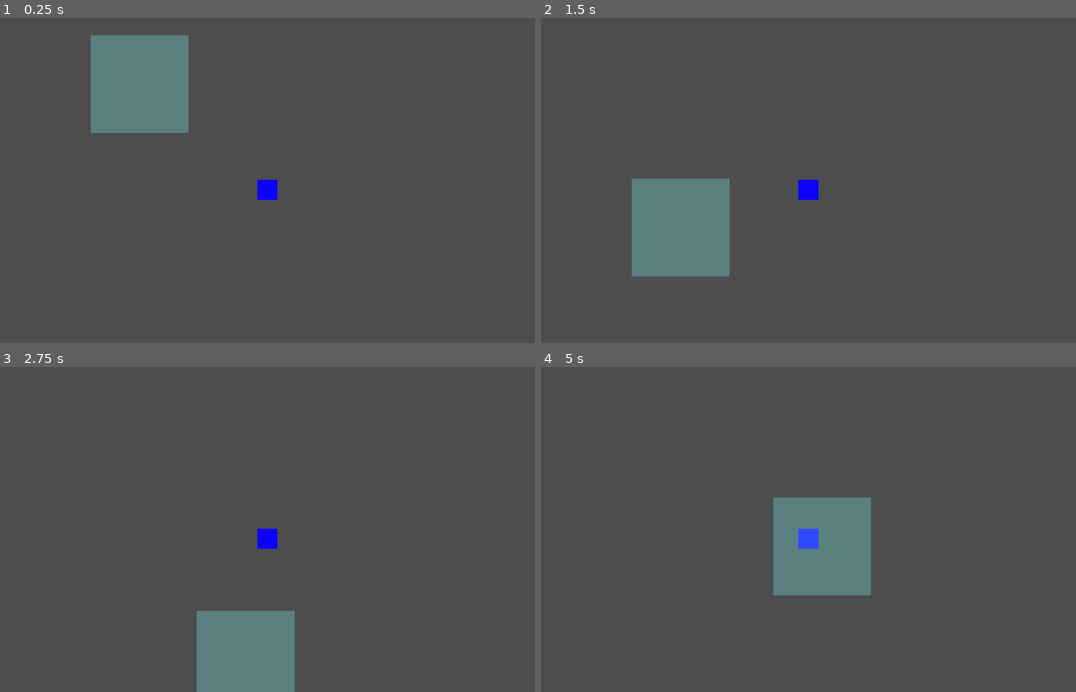
Above: before the commit, frames 1-4 (two rows, left to right).
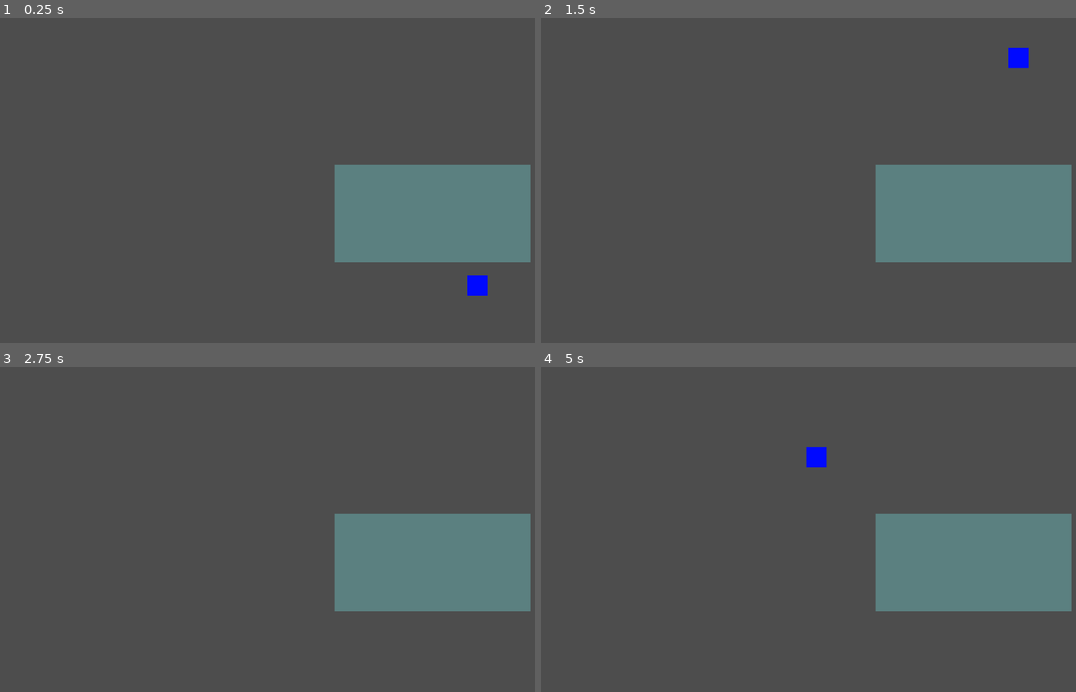
Above: after the commit, the same moments.

Repository: NickDAlimonte/FirstGodotGame
Game: Godot game, scene res://Main.tscn
Two runs of this game, one before a commit and one after it. Both use one fixed random seed, a clock stepped at 60 frames per second and the inputs below. Before the commit the project starts from res://node_2d.tscn.
Inputs:
- Up to frame 1 (0.25 s): no input
- Up to frame 2 (1.5 s): tap Enter at 0.5 s; hold Up (ui_up) from 0.53 s (still down)
- Up to frame 3 (2.75 s): release Up (ui_up) at 2.03 s; hold Left (ui_left) from 2.03 s (still down)
- Up to frame 4 (5 s): release Left (ui_left) at 3.53 s; hold Down (ui_down) 3.53-4.28 s; hold Right (ui_right) from 4.28 s (still down)

The runs differ from the first frame. In frame 1, 17% of the frame differs, in the area x 17-100%, y 5-86%; in frame 2, 17%, in the area x 17-100%, y 9-80%; in frame 3, 16%; in frame 4, 17%.

Commit message:
Moved statuseffects into its own script file, and system. Logic is still disconnected. speed modification values from debuffs can be passed to the entity, and used. The entity only updates when a new effect is added, for quick prototyping. effects are stored as dictionary keys under active_effects, and read in a get_effects() method.

Diff:
--- a/game-project/blizzard.gd
+++ b/game-project/AreaPersistEffect.gd
@@ -15,7 +15,8 @@
 func _on_body_entered(body):
 	var slow_effect = {
 	"source": self,
-	"type": "slow",
+	"type": "debuff",
+	"effect": "slow",
 	"duration": 8,
 	"speed": speed_mod
 }
--- a/game-project/blizzard.tscn
+++ b/game-project/AreaPersistEffect.tscn
@@ -1,6 +1,6 @@
 [gd_scene load_steps=3 format=3 uid="uid://namef5ska3a6"]
 
-[ext_resource type="Script" uid="uid://b1aghf6cmsn1c" path="res://blizzard.gd" id="1_ccpmy"]
+[ext_resource type="Script" uid="uid://b1aghf6cmsn1c" path="res://AreaPersistEffect.gd" id="1_ccpmy"]
 
 [sub_resource type="CircleShape2D" id="CircleShape2D_4ieqd"]
 radius = 96.0
--- /dev/null
+++ b/game-project/EntController.gd
@@ -0,0 +1,40 @@
+extends CharacterBody2D
+class_name Entity
+
+
+const base_speed = 300
+@export var speed = base_speed
+@export var health = 100
+var active_effects = []
+
+func die():
+	print("Player died")
+	get_tree().quit()
+
+@onready var status_effects = $StatusEffectManager
+
+func take_damage(amount, source):
+	health -= amount
+	if health <= 0:
+		die()
+
+func add_status_effect(effect):
+	status_effects.add_status_effect(effect)
+	update_speed()
+
+func remove_status_effect(effect):
+	active_effects.erase(effect)
+	print('effect removed')
+	update_speed()
+
+func update_speed():
+	var speed_mods = status_effects.get_effects()
+	var speed_mod = 0
+
+	for mods in speed_mods:
+		speed_mod += mods
+		print(speed_mod)
+
+	speed = base_speed + speed_mod
+	if speed < 0:
+		speed = 0
--- /dev/null
+++ b/game-project/Entity.tscn
@@ -0,0 +1,17 @@
+[gd_scene load_steps=3 format=3 uid="uid://cr86d8r84b7he"]
+
+[ext_resource type="Script" uid="uid://cho2rv1ifdt35" path="res://EntController.gd" id="1_xhfnw"]
+
+[sub_resource type="RectangleShape2D" id="RectangleShape2D_xhfnw"]
+size = Vector2(42, 41)
+
+[node name="Node2D" type="Node2D"]
+
+[node name="EntRoot" type="CharacterBody2D" parent="."]
+script = ExtResource("1_xhfnw")
+
+[node name="CollisionShape2D" type="CollisionShape2D" parent="EntRoot"]
+position = Vector2(20, 19.5)
+shape = SubResource("RectangleShape2D_xhfnw")
+
+[node name="Camera2D" type="Camera2D" parent="EntRoot"]
--- /dev/null
+++ b/game-project/Main.tscn
@@ -0,0 +1,15 @@
+[gd_scene load_steps=3 format=3 uid="uid://dtp5omw5l1btd"]
+
+[ext_resource type="PackedScene" uid="uid://namef5ska3a6" path="res://AreaPersistEffect.tscn" id="1_uu6xs"]
+[ext_resource type="PackedScene" uid="uid://kh8bge11bg7h" path="res://Player.tscn" id="2_r0du0"]
+
+[node name="World" type="Node2D"]
+position = Vector2(992, 514)
+
+[node name="Node2D2" parent="." instance=ExtResource("1_uu6xs")]
+position = Vector2(-165, -124)
+
+[node name="Node2D" parent="." instance=ExtResource("2_r0du0")]
+
+[node name="Node2D3" parent="." instance=ExtResource("1_uu6xs")]
+position = Vector2(29, -124)
--- /dev/null
+++ b/game-project/Player.gd
@@ -0,0 +1,6 @@
+extends Entity
+
+func _physics_process(delta: float) -> void:
+	var direction = Input.get_vector("ui_left", "ui_right", "ui_up", "ui_down")
+	velocity = direction * speed
+	move_and_slide()
--- a/game-project/Player.tscn
+++ b/game-project/Player.tscn
@@ -1,22 +1,24 @@
-[gd_scene load_steps=3 format=3 uid="uid://kh8bge11bg7h"]
+[gd_scene load_steps=4 format=3 uid="uid://kh8bge11bg7h"]
 
-[ext_resource type="Script" uid="uid://cho2rv1ifdt35" path="res://PlayerController.gd" id="1_xhfnw"]
+[ext_resource type="Script" uid="uid://bslgqfotldyv0" path="res://Player.gd" id="1_xhfnw"]
+[ext_resource type="Script" uid="uid://bi4f87761rmqt" path="res://StatusEffectManager.gd" id="2_kpjcp"]
 
 [sub_resource type="RectangleShape2D" id="RectangleShape2D_xhfnw"]
-size = Vector2(42, 41)
+size = Vector2(40, 40)
 
 [node name="Node2D" type="Node2D"]
 
-[node name="PlayerRoot" type="CharacterBody2D" parent="."]
+[node name="CharacterBody2D" type="CharacterBody2D" parent="."]
 script = ExtResource("1_xhfnw")
 
-[node name="ColorRect" type="ColorRect" parent="PlayerRoot"]
+[node name="CollisionShape2D" type="CollisionShape2D" parent="CharacterBody2D"]
+position = Vector2(20, 20)
+shape = SubResource("RectangleShape2D_xhfnw")
+
+[node name="ColorRect" type="ColorRect" parent="CharacterBody2D"]
 offset_right = 40.0
 offset_bottom = 40.0
-color = Color(0.05490196, 0, 1, 1)
+color = Color(0, 0.03529412, 1, 1)
 
-[node name="CollisionShape2D" type="CollisionShape2D" parent="PlayerRoot"]
-position = Vector2(20, 19.5)
-shape = SubResource("RectangleShape2D_xhfnw")
-
-[node name="Camera2D" type="Camera2D" parent="PlayerRoot"]
+[node name="StatusEffectManager" type="Node2D" parent="CharacterBody2D"]
+script = ExtResource("2_kpjcp")
--- a/game-project/PlayerController.gd
+++ /dev/null
@@ -1,46 +0,0 @@
-extends CharacterBody2D
-
-const base_speed = 300
-@export var player_speed = base_speed
-@export var player_health = 100
-var active_effects = []
-
-func _physics_process(delta: float) -> void:
-	var direction = Input.get_vector("ui_left", "ui_right", "ui_up", "ui_down")
-	velocity = direction * player_speed
-	move_and_slide()
-
-
-func take_damage(amount, source):
-	player_health -= amount
-	print("You took ", amount, " damage from ", source)
-	if player_health <= 0:
-		die()
-
-func die():
-	print("Player died")
-	get_tree().quit()
-
-func add_status_effect(effect):
-	if !active_effects.has(effect) && !effect.has("stackable"):
-		active_effects.append(effect)
-		if effect.has("duration"):
-			get_tree().create_timer(effect["duration"]).timeout.connect(remove_status_effect.bind(effect))
-		update_speed()
-
-func remove_status_effect(effect):
-	active_effects.erase(effect)
-	print('effect removed')
-	update_speed()
-
-func update_speed():
-	var speed_mod = 0
-	for effects in active_effects:
-		if effects["type"] == "slow":
-			speed_mod -= effects["speed"]
-		elif effects["type"] == "boost":
-			speed_mod+= effects["speed"]
-	print(speed_mod)
-	player_speed = base_speed + speed_mod
-	if player_speed < 0:
-		player_speed = 0
--- /dev/null
+++ b/game-project/StatusEffectManager.gd
@@ -0,0 +1,32 @@
+extends Node2D
+
+var active_effects = {}
+
+func add_status_effect(effect):
+	var key = "effect_" + str(effect["source"])
+
+	active_effects[key] = effect
+	print(active_effects)
+
+	if effect.has("duration"):
+		get_tree().create_timer(effect["duration"]).timeout.connect(
+			remove_status_effect.bind(key)
+		)
+
+
+func remove_status_effect(key):
+	active_effects.erase(key)
+
+
+func get_effects():
+	var speed_modifiers = []
+	var damage = 0
+	var healing = 0
+
+	for effects in active_effects.values():
+		print(effects)
+		if effects["type"] == "debuff":
+			if effects["effect"] == "slow":
+				speed_modifiers.append(2*effects["speed"])
+
+	return speed_modifiers
--- a/game-project/node_2d.tscn
+++ /dev/null
@@ -1,13 +0,0 @@
-[gd_scene load_steps=3 format=3 uid="uid://dtp5omw5l1btd"]
-
-[ext_resource type="PackedScene" uid="uid://kh8bge11bg7h" path="res://Player.tscn" id="1_wtcfe"]
-[ext_resource type="PackedScene" uid="uid://namef5ska3a6" path="res://blizzard.tscn" id="2_0e48y"]
-
-[node name="World" type="Node2D"]
-position = Vector2(992, 514)
-
-[node name="Node2D" parent="." instance=ExtResource("1_wtcfe")]
-position = Vector2(-417, -186.99675)
-
-[node name="Node2D2" parent="." instance=ExtResource("2_0e48y")]
-position = Vector2(-649, -377.99677)
--- a/game-project/project.godot
+++ b/game-project/project.godot
@@ -11,6 +11,6 @@
 [application]
 
 config/name="gameProject"
-run/main_scene="res://node_2d.tscn"
+run/main_scene="res://Main.tscn"
 config/features=PackedStringArray("4.5", "Forward Plus")
 config/icon="res://icon.svg"
Renamed: game-project/blizzard.gd.uid -> game-project/AreaPersistEffect.gd.uid
Renamed: game-project/PlayerController.gd.uid -> game-project/EntController.gd.uid
Not shown, added: game-project/Player.gd.uid
Not shown, added: game-project/StatusEffectManager.gd.uid
